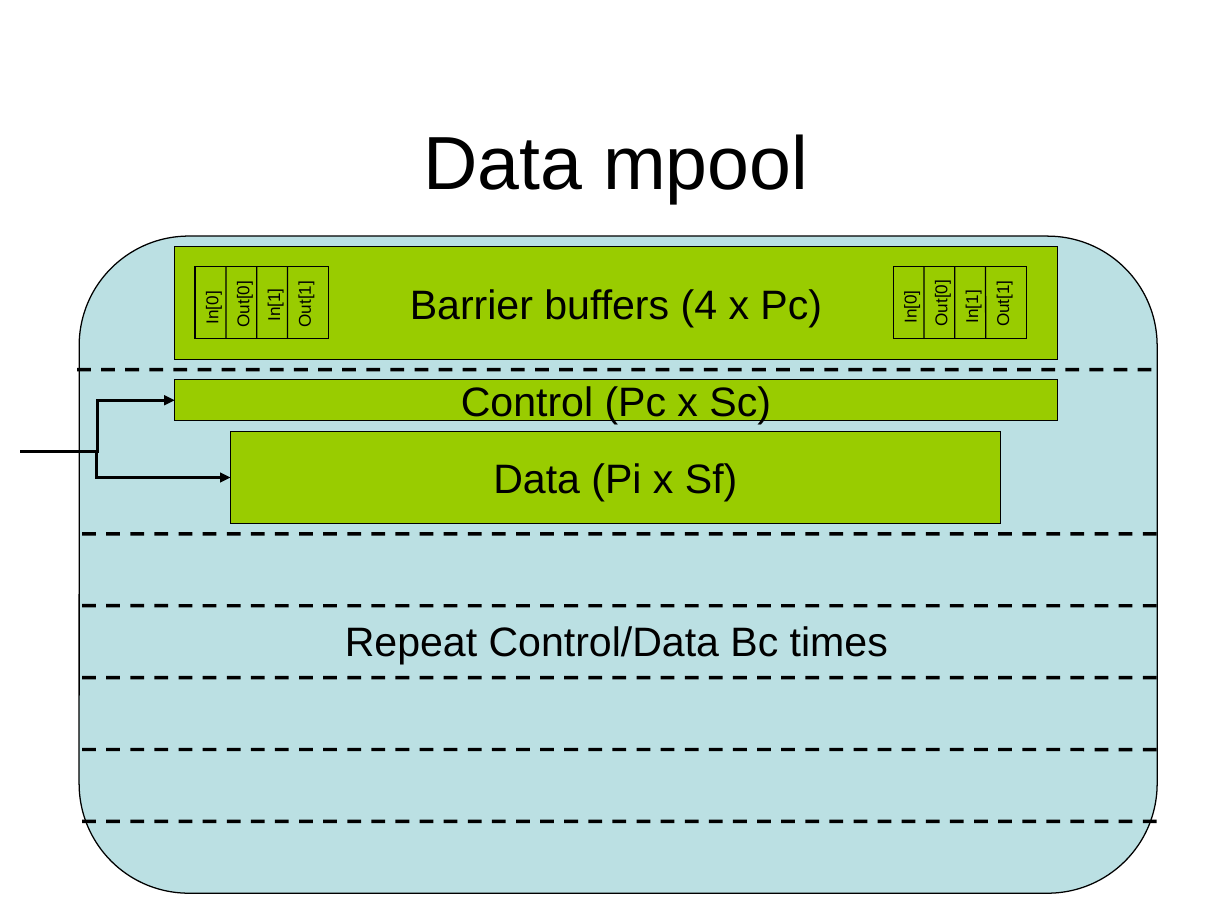
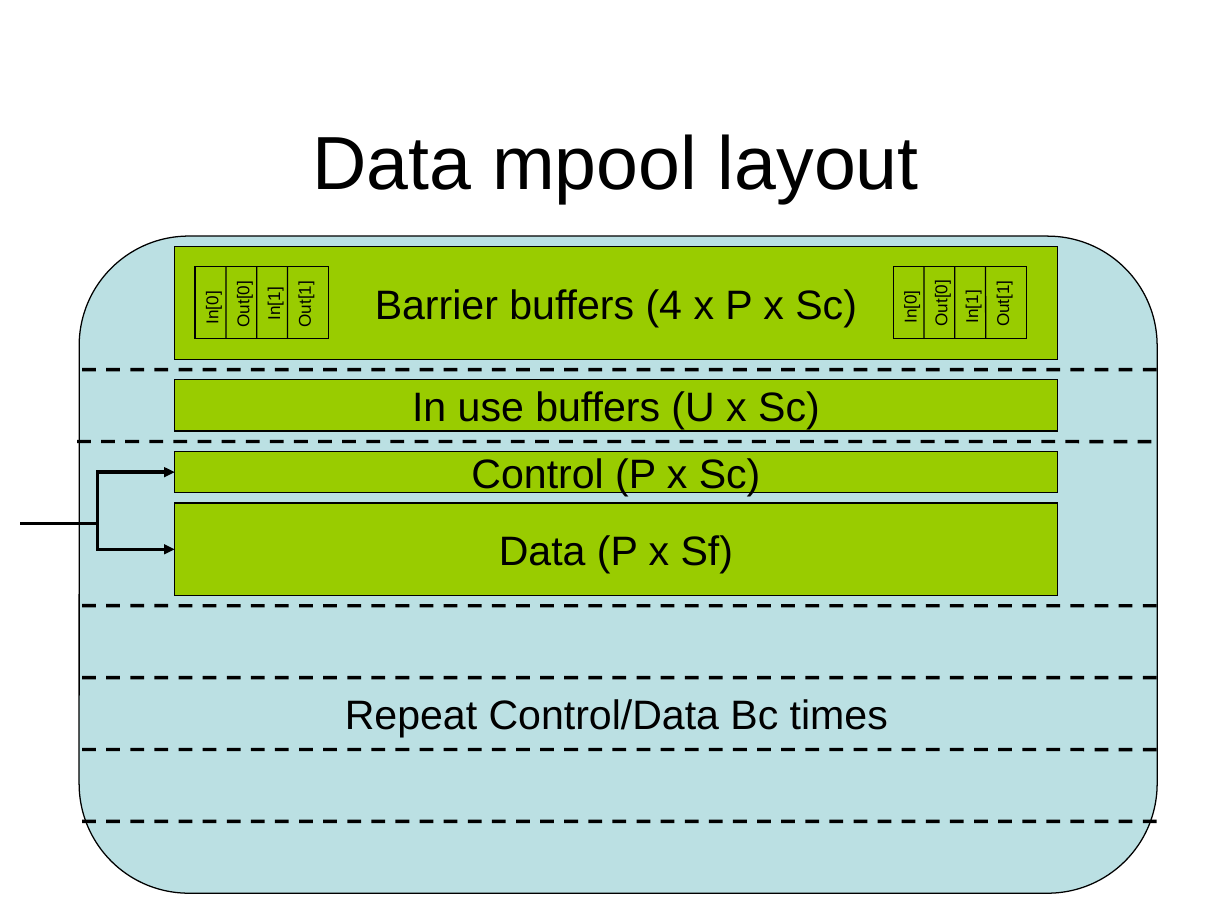
Before and after one commit to open-mpi/ompi, a slide deck: slide 9 of ompi/mca/coll/sm/memory-layout.ppt (slide 8 before the commit). Drawn at 1232x924 pixels with LibreOffice and Linux fonts; fonts in the diff are those of the drawing. Boxes give left, top, right and bottom in pixels: in the first picture for what was removed or moved away, otherwise in the second. Text is boxed around its words. In the diff, an @@ line names an element or a change of style, - is before the commit and + after.

```diff
--- a/ompi/mca/coll/sm/memory-layout.ppt
+++ b/ompi/mca/coll/sm/memory-layout.ppt
@@ title at (312, 134, 919, 203): text changed @@
-Data mpool
+Data mpool layout
@@ text in rectangle at (375, 289, 857, 327): text changed @@
-Barrier buffers (4 x Pc)
+Barrier buffers (4 x P x Sc)
@@ line moved from (78, 370) - (1156, 370) to (83, 370) - (1161, 370) @@
@@ rectangle added at (175, 379, 1058, 431), fill #99CC00, outline #000000 0.74 pt, 24 pt, text #000000 @@
+In use buffers (U x Sc)
@@ line moved from (83, 533) - (1161, 533) to (78, 441) - (1156, 441) @@
@@ elbow arrow moved from (21, 452) - (175, 400) to (21, 524) - (175, 472) @@
@@ rectangle "Control (P x Sc)": place and size @@
-rectangle "Control (P x Sc)" at (175, 379, 1058, 420)
+rectangle "Control (P x Sc)" at (175, 452, 1058, 493)
@@ text in rectangle at (471, 458, 761, 497): text changed @@
-Control (Pc x Sc)
+Control (P x Sc)
@@ rectangle "Data (P x Sf)": place and size @@
-rectangle "Data (P x Sf)" at (230, 431, 1000, 524)
+rectangle "Data (P x Sf)" at (175, 503, 1058, 595)
@@ elbow arrow moved from (76, 452) - (230, 478) to (21, 524) - (175, 549) @@
@@ text in rectangle at (499, 535, 733, 574): text changed @@
-Data (Pi x Sf)
+Data (P x Sf)
@@ text "Repeat Control/Data Bc times": place and size @@
-text "Repeat Control/Data Bc times" at (345, 626, 888, 664)
+text "Repeat Control/Data Bc times" at (345, 699, 888, 737)
```
Also in this commit, not shown: 4 other slides changed, 1 slide added.
